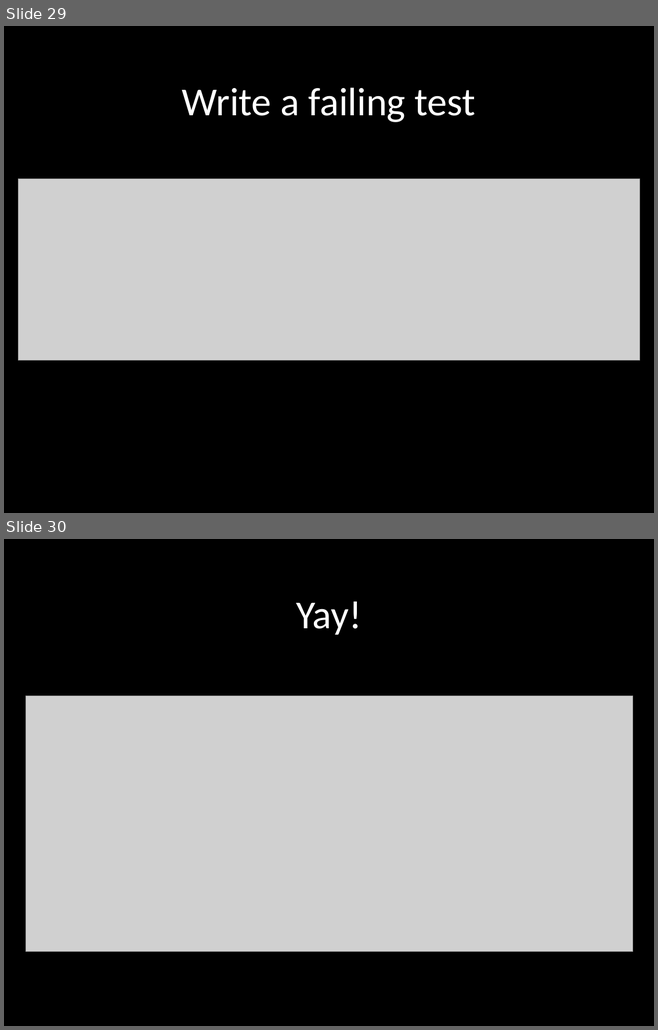
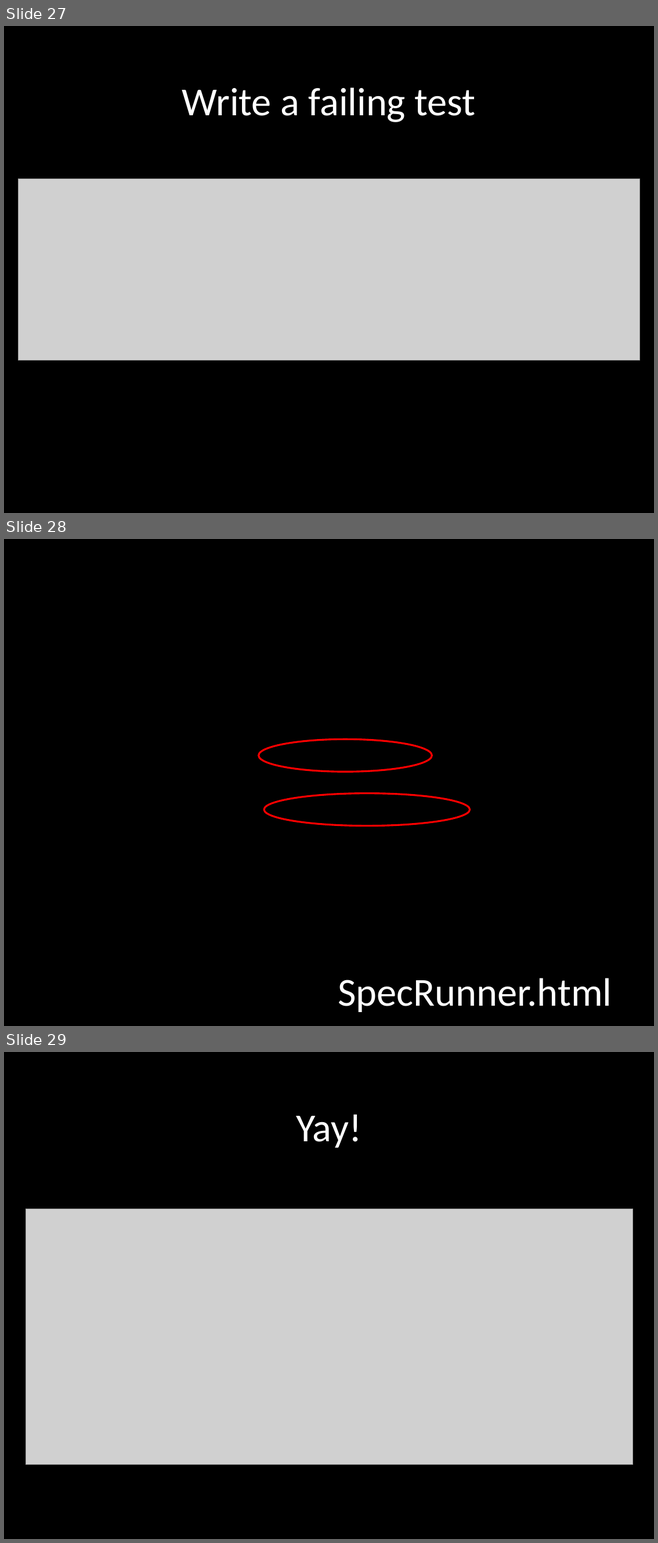
Before and after one commit to robertgreiner/presentations, a slide deck: testing-javascript/testing-javascript.pptx. Shown one above the other, each under a label of ours: slides 29 and 30 before the commit, slides 27, 28 and 29 after it. The pictures are 658x1030 and 658x1543 pixels, drawn with LibreOffice and Linux fonts; fonts in the diff are those of the drawing; grey boxes stand for pictures; background and template pictures are left out. Boxes give left, top, right and bottom in pixels: in the first picture for what was removed or moved away, otherwise in the second. Text is boxed around its words. In the diff, an @@ line names an element or a change of style, - is before the commit and + after.

```diff
--- a/testing-javascript/testing-javascript.pptx
+++ b/testing-javascript/testing-javascript.pptx
@@ slide 28 added at <box>4,539,654,1026</box>, background picture (left out) @@
@@ ellipse added at <box>259,739,432,772</box>, outline #FF0000 2 pt @@
@@ ellipse added at <box>264,794,470,826</box>, outline #FF0000 2 pt @@
@@ title added at <box>338,978,612,1012</box>, 44 pt, text #FFFFFF @@
+SpecRunner.html
@@ what was slide 29 is now slide 27 @@
@@ what was slide 30 is now slide 29 @@
```
Also in this commit, not shown: 4 slides changed, 2 other slides added, 4 slides removed.
